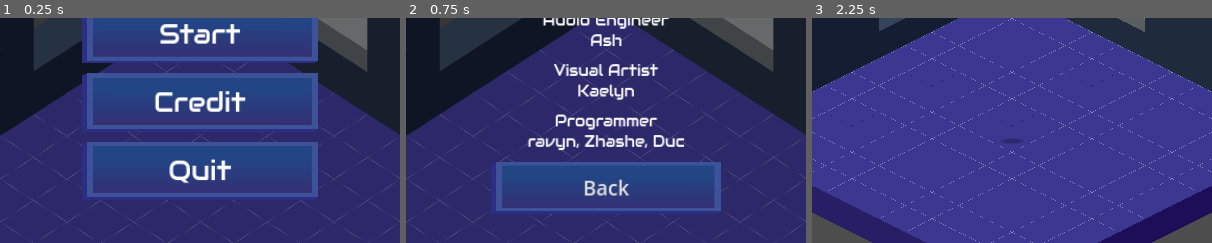
Above: before the commit, frames 1-3 (left to right).
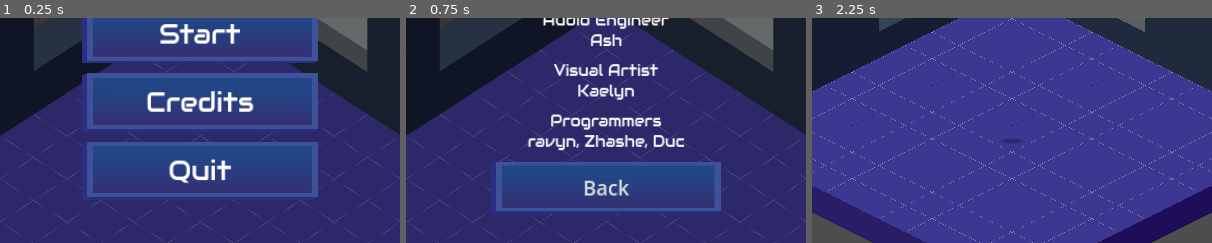
Above: after the commit, the same moments.

Repository: kaelynfmp/HearthLight
Game: Godot game, scene res://scenes/menu/main_menu.tscn
Same seed, same stepped clock (60 frames per second), same inputs: the game is played once before the commit and once after it.
Inputs:
- Up to frame 1 (0.25 s): no input
- Up to frame 2 (0.75 s): click "Credit" (after the commit: "Credits") at 0.5 s
- Up to frame 3 (2.25 s): click "Back" at 1.25 s; click "Start" at 2 s
The pictures show only the part of the screen within x 25-75%, y 50-100%; the shares and areas given below are measured in that part.

The runs differ from the first frame. In frame 1, 1.5% of the frame differs, in the area x 36-64%, y 32-42%; in frame 2, 1.0%; in frame 3, nothing differs.

Commit message:
Fixed Typos

Diff:
--- a/scenes/menu/main_menu.tscn
+++ b/scenes/menu/main_menu.tscn
@@ -108,7 +108,7 @@
 text = "Start
 "
 
-[node name="Credit" type="Button" parent="MainMenuButtonContainers"]
+[node name="Credits" type="Button" parent="MainMenuButtonContainers"]
 layout_mode = 2
 size_flags_vertical = 3
 theme_override_colors/font_disabled_color = Color(1, 1, 1, 1)
@@ -130,7 +130,7 @@
 theme_override_styles/hover = SubResource("StyleBoxTexture_s342v")
 theme_override_styles/pressed = SubResource("StyleBoxTexture_k6w1a")
 theme_override_styles/normal = SubResource("StyleBoxTexture_hmkdj")
-text = "Credit"
+text = "Credits"
 
 [node name="Quit" type="Button" parent="MainMenuButtonContainers"]
 layout_mode = 2
@@ -225,11 +225,11 @@
 horizontal_alignment = 1
 vertical_alignment = 1
 
-[node name="VisualArtist2" type="Label" parent="CreditContainers"]
-layout_mode = 2
-theme_override_fonts/font = ExtResource("1_ujjk6")
-theme_override_font_sizes/font_size = 36
-text = "Programmer
+[node name="Programmers" type="Label" parent="CreditContainers"]
+layout_mode = 2
+theme_override_fonts/font = ExtResource("1_ujjk6")
+theme_override_font_sizes/font_size = 36
+text = "Programmers
 ravyn, Zhashe, Duc"
 horizontal_alignment = 1
 vertical_alignment = 1
@@ -246,6 +246,6 @@
 text = "Back"
 
 [connection signal="pressed" from="MainMenuButtonContainers/Start" to="." method="_on_start_pressed"]
-[connection signal="pressed" from="MainMenuButtonContainers/Credit" to="." method="_on_credit_pressed"]
+[connection signal="pressed" from="MainMenuButtonContainers/Credits" to="." method="_on_credit_pressed"]
 [connection signal="pressed" from="MainMenuButtonContainers/Quit" to="." method="_on_quit_pressed"]
 [connection signal="pressed" from="CreditContainers/Back" to="." method="_on_back_pressed"]
Not shown, changed: addons/recipe_tree/recipe_tree_properties.tres
Not shown: 1 places in resources/gadgets/hand_grinder.tres that only renumber resources
Not shown: 1 places in resources/gadgets/plant.tres that only renumber resources
Not shown: 1 places in resources/gadgets/sieve.tres that only renumber resources
Not shown: 1 places in resources/gadgets/wood_stove.tres that only renumber resources
Not shown: 1 places in resources/recipes/cotton_recipe.tres that only renumber resources
Not shown: 1 places in resources/recipes/dust_recipe.tres that only renumber resources
Not shown: 1 places in resources/recipes/ingot_recipe.tres that only renumber resources
Not shown: 1 places in resources/recipes/ore_recipe.tres that only renumber resources
